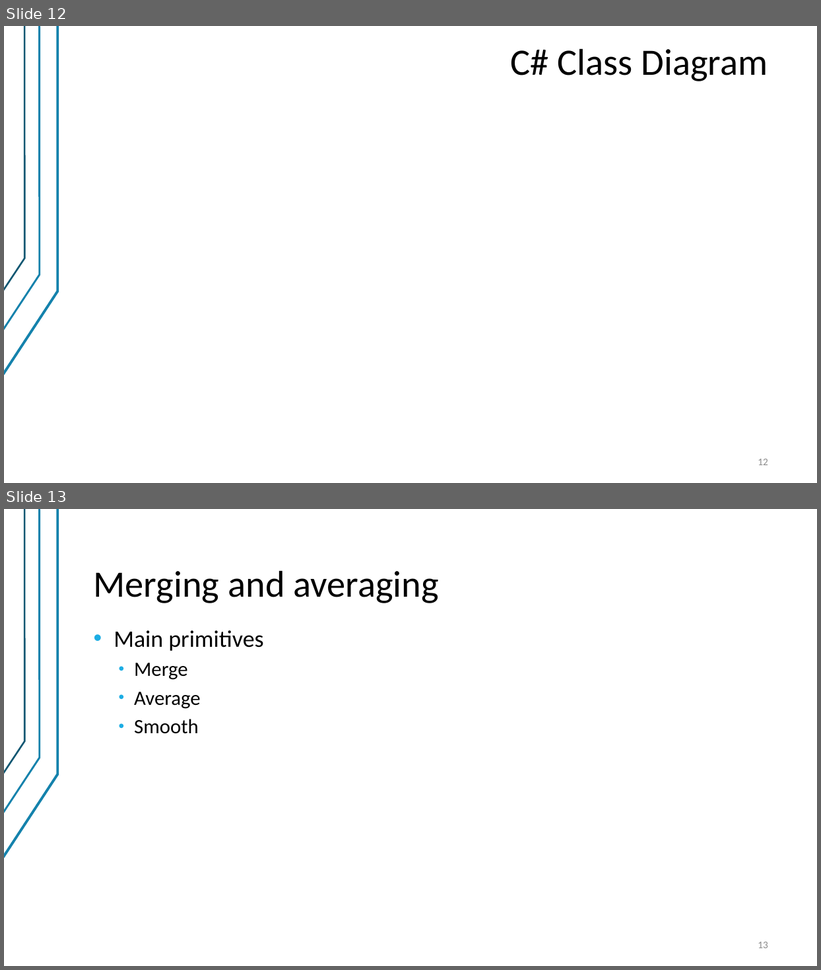
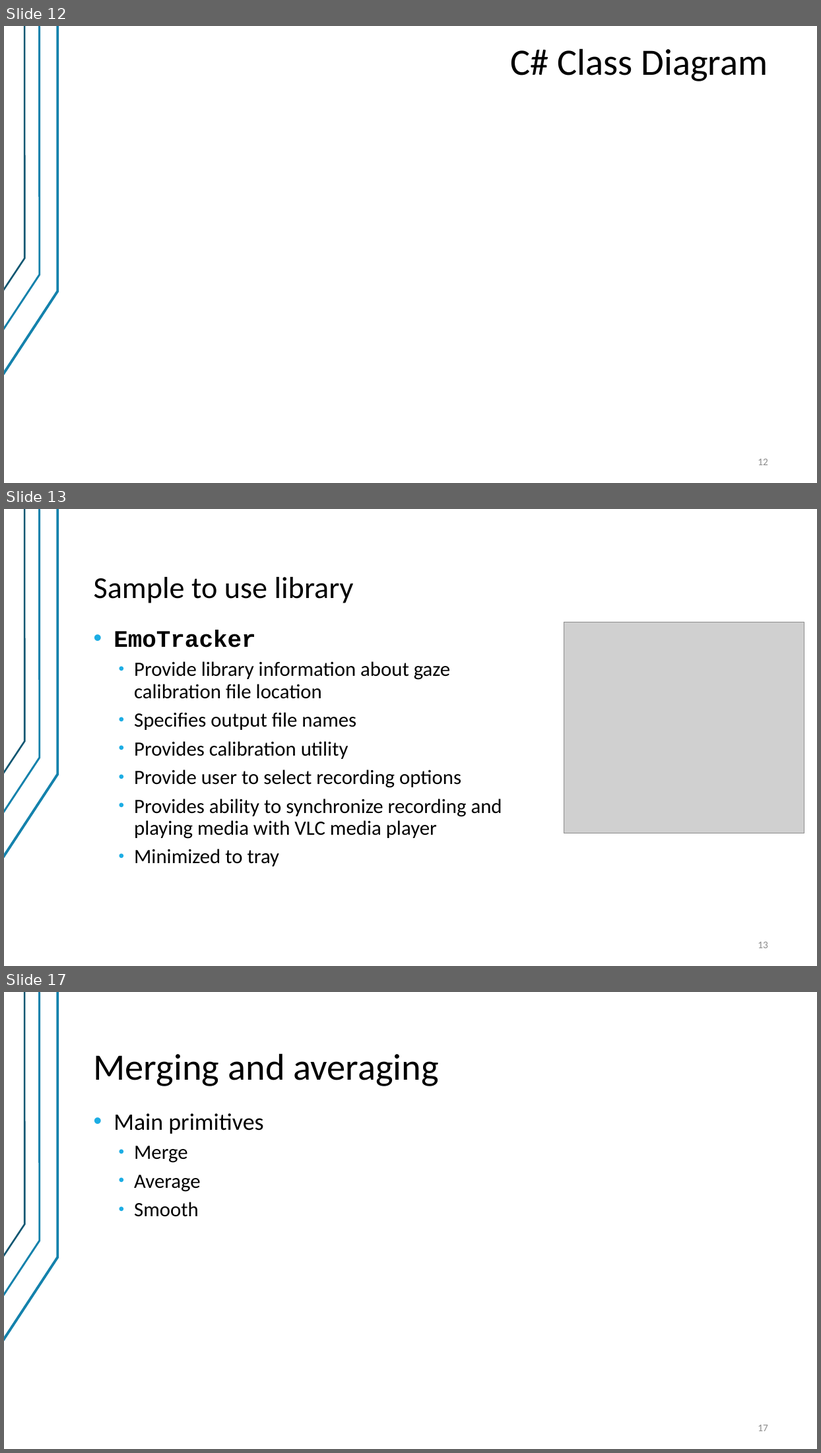
Before and after one commit to valber-8/emotracker, a slide deck: EmotionsTracker.pptx. Shown one above the other, each under a label of ours: slides 12 and 13 before the commit, slides 12, 13 and 17 after it; the slides between them are not shown. The pictures are 821x970 and 821x1453 pixels, drawn with LibreOffice and Linux fonts; fonts in the diff are those of the drawing; grey boxes stand for pictures; background and template pictures are left out. Boxes give left, top, right and bottom in pixels: in the first picture for what was removed or moved away, otherwise in the second. Text is boxed around its words. In the diff, an @@ line names an element or a change of style, - is before the commit and + after.

```diff
--- a/EmotionsTracker.pptx
+++ b/EmotionsTracker.pptx
@@ slide 13 added at [4,509,817,966], background #FFFFFF; not listed: 3 template elements that a slide beside it also shows @@
@@ title added at [94,577,354,603], 36 pt, text #000000 @@
+Sample to use library
@@ picture added at [564,623,804,834] @@
@@ text added at [114,630,502,867], 24 pt, text #000000 @@
+• EmoTracker
+  • Provide library information about gaze calibration file location
+  • Specifies output file names
+  • Provides calibration utility
+  • Provide user to select recording options
+  • Provides ability to synchronize recording and playing media with VLC media player
+  • Minimized to tray
@@ page number added at [758,942,768,949], 12 pt, text #8C8C8C @@
+13
@@ what was slide 13 is now slide 17 @@
@@ page number at [758,1425,768,1432]: text changed @@
-13
+17
```
Also in this commit, not shown: 1 slide changed, 3 other slides added, 11 other files.
